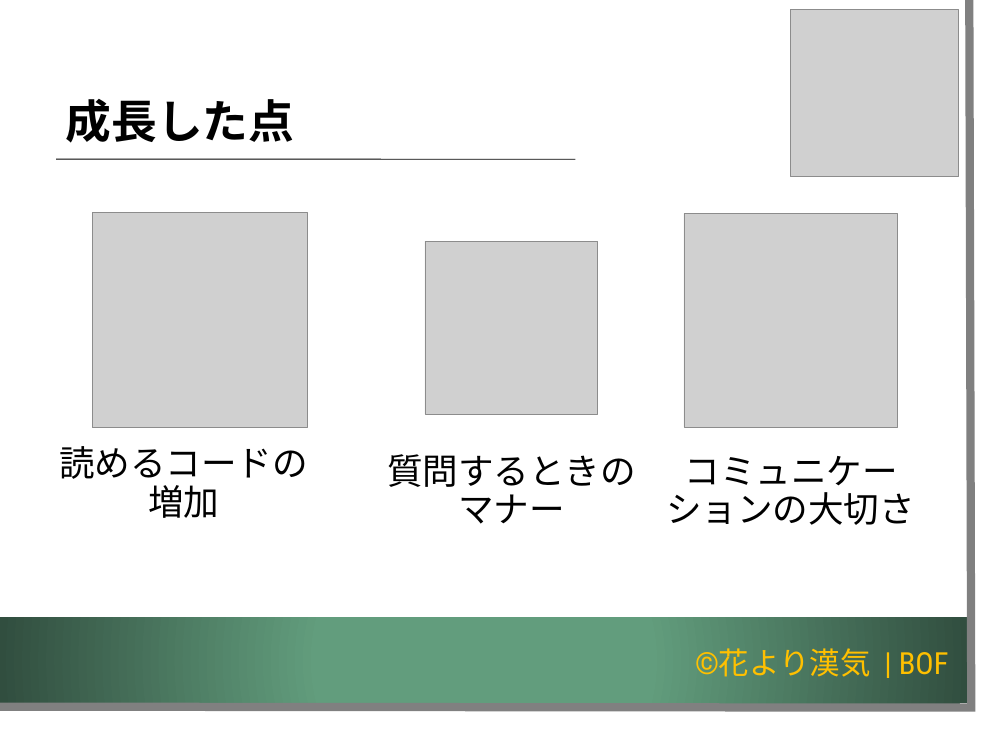
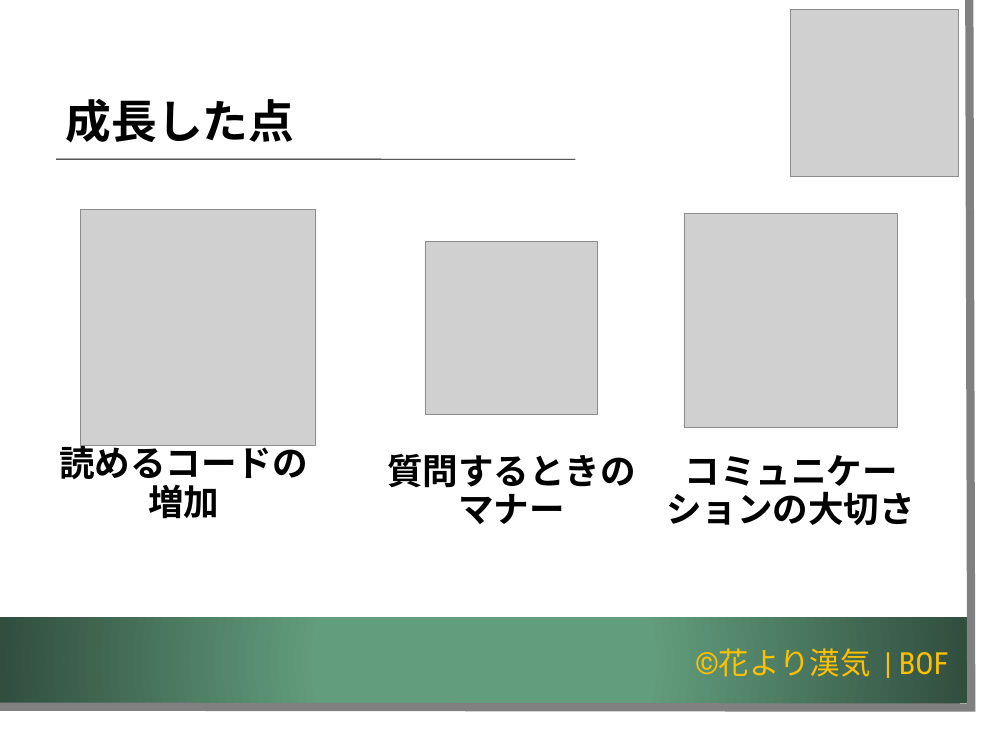
Before and after one commit to K-MIGTA/hanayoriRepo, a slide deck: slide 13 of 成果報告会_発表用スライド_チーム開発演習編集版_1.2.pptx. Drawn at 1008x756 pixels with LibreOffice and Linux fonts; fonts in the diff are those of the drawing; grey boxes stand for pictures; background and template pictures are left out. Boxes give left, top, right and bottom in pixels: in the first picture for what was removed or moved away, otherwise in the second. Text is boxed around its words. In the diff, an @@ line names an element or a change of style, - is before the commit and + after.

```diff
--- a/成果報告会_発表用スライド_チーム開発演習編集版_1.2.pptx
+++ b/成果報告会_発表用スライド_チーム開発演習編集版_1.2.pptx
@@ picture: place and size @@
-picture at box(92, 213, 307, 428)
+picture at box(80, 209, 316, 445)
@@ bold on in 3 elements at box(59, 440, 308, 519), box(387, 454, 636, 524), box(666, 455, 915, 525) @@
```
Also in this commit, not shown: 13 other slides changed.
